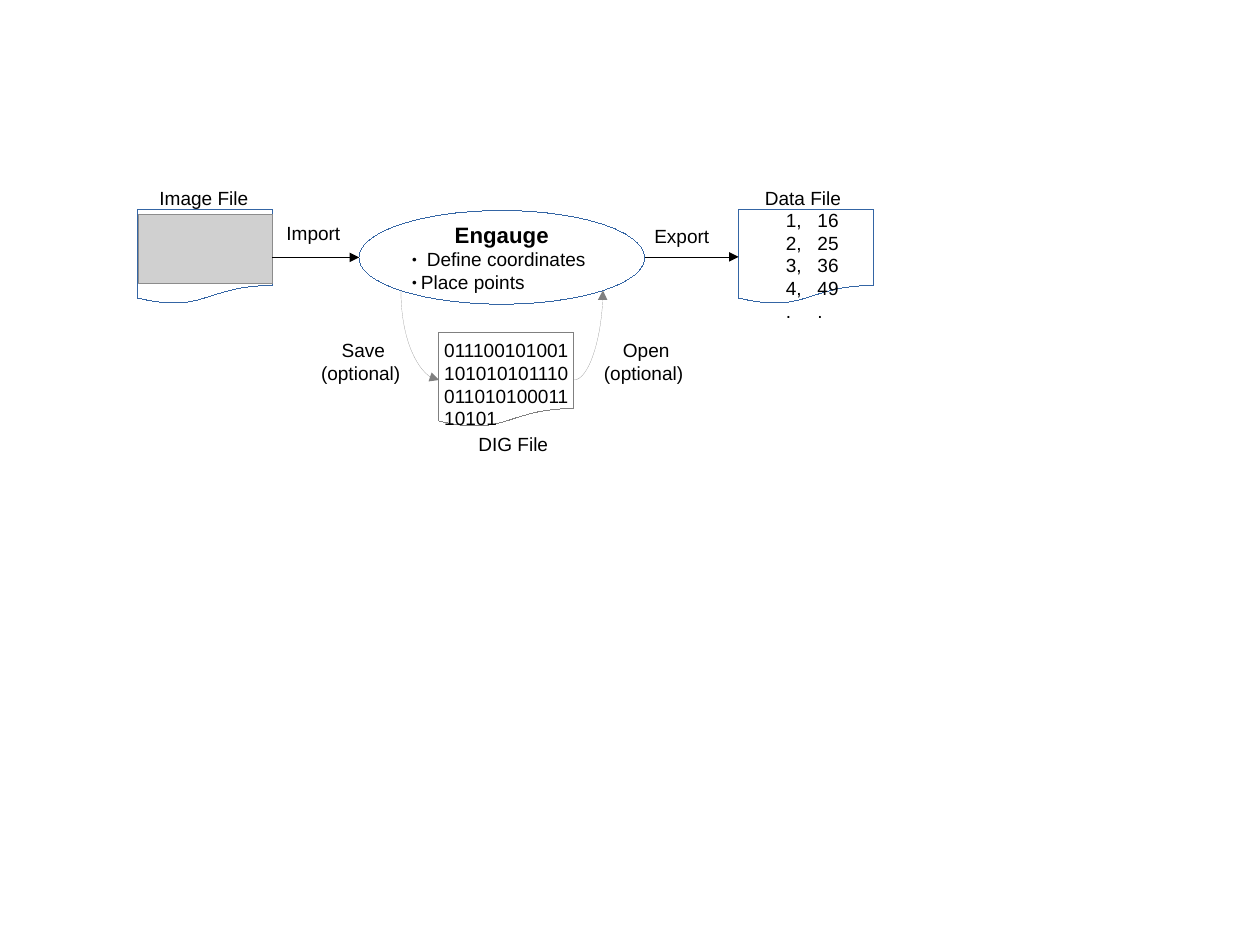
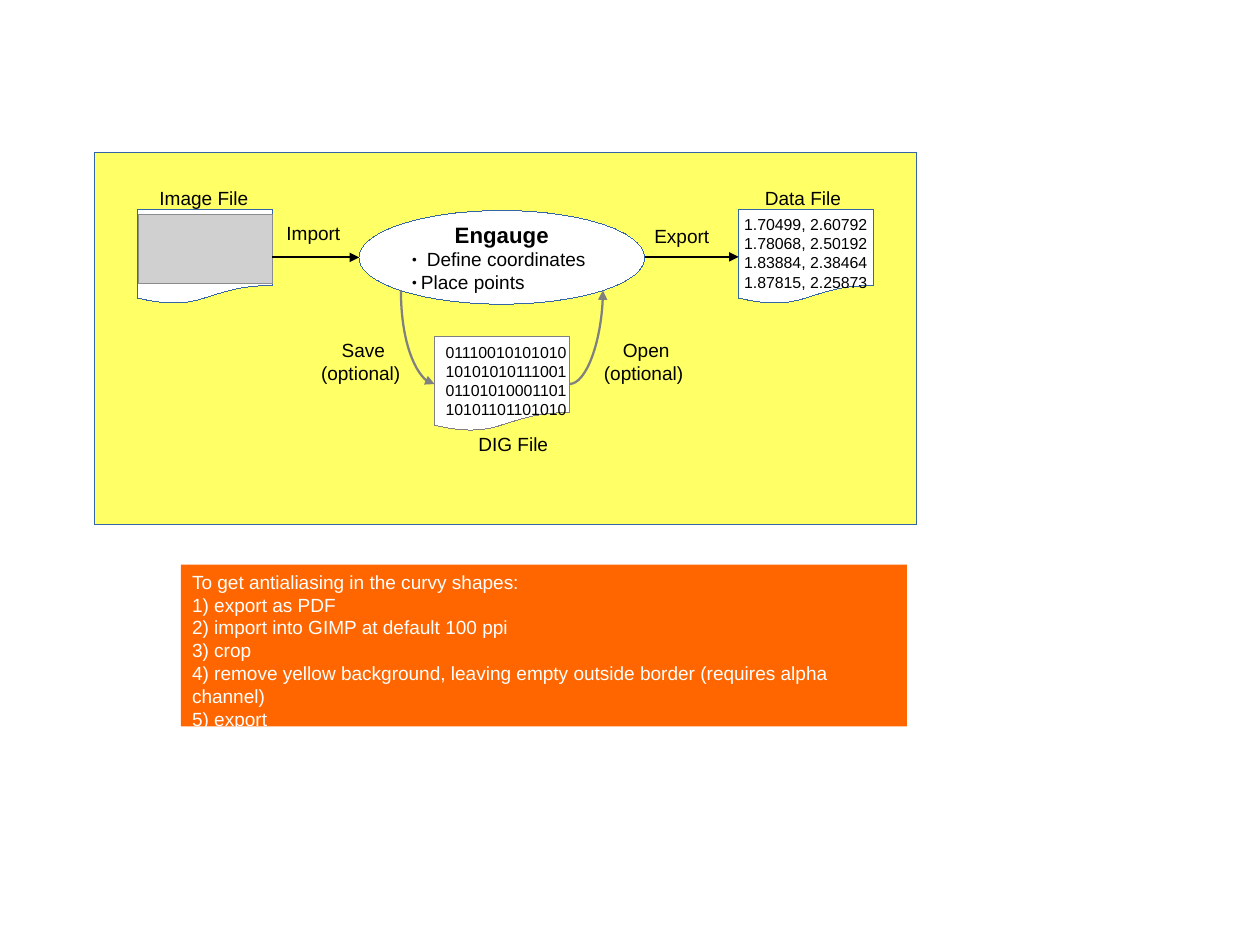
Before and after one commit to markummitchell/engauge-digitizer, a slide deck: slide 1 of dev/ProcessFlowchart.odp. Drawn at 1260x945 pixels with LibreOffice and Linux fonts; fonts in the diff are those of the drawing; grey boxes stand for pictures. Boxes give left, top, right and bottom in pixels: in the first picture for what was removed or moved away, otherwise in the second. Text is boxed around its words. In the diff, an @@ line names an element or a change of style, - is before the commit and + after.

```diff
--- a/dev/ProcessFlowchart.odp
+++ b/dev/ProcessFlowchart.odp
@@ rectangle added at (95, 152, 917, 525), fill #FFFF66, outline #3465A4 0 pt @@
@@ text added at (744, 219, 867, 292), 10 pt, text #000000 @@
+1.70499, 2.60792
+1.78068, 2.50192
+1.83884, 2.38464
+1.87815, 2.25873
@@ text removed at (786, 214, 802, 300) @@
-1,
-2,
-3,
-4,
-.
@@ text removed at (817, 213, 838, 295) @@
-16
-25
-36
-49
-.
@@ elbow arrow (272, 257) - (359, 257): stroke #000000 0 pt to #000000 1.42 pt @@
@@ elbow arrow (645, 257) - (739, 257): stroke #000000 0 pt to #000000 1.42 pt @@
@@ curved arrow moved from (401, 290) - (439, 380) to (401, 290) - (434, 384) @@
@@ curved arrow (401, 290) - (434, 384): stroke #808080 0 pt to #808080 1.42 pt @@
@@ curved arrow moved from (574, 380) - (604, 290) to (569, 384) - (604, 290) @@
@@ curved arrow (569, 384) - (604, 290): stroke #808080 0 pt to #808080 1.42 pt @@
@@ flow chart document added at (434, 337, 569, 432), fill #FFFFFF, outline #808080 0 pt, 10 pt, text #000000 @@
+01110010101010
+10101010111001
+01101010001101
+10101101101010
@@ flow chart document removed at (439, 333, 574, 428) @@
-011100101001
-101010101110
-011010100011
-10101
@@ rectangle added at (181, 565, 907, 727), fill #FF6600, 12 pt, text #FFFFFF @@
+To get antialiasing in the curvy shapes:
+1) export as PDF
+2) import into GIMP at default 100 ppi
+3) crop
+4) remove yellow background, leaving empty outside border (requires alpha channel)
+5) export
```
Also in this commit, not shown: 19 other files.
